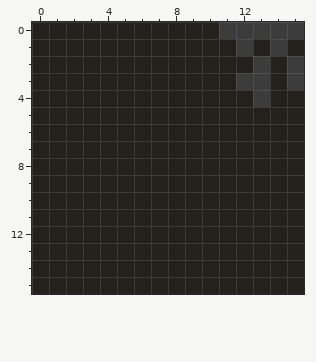
Pixel-art file: aseprite/inanimates/world-border.aseprite. The picture above is the old version.
16x16 pixels, 1 frame. Colours within 5 levels of each other are drawn and written as one.
After:
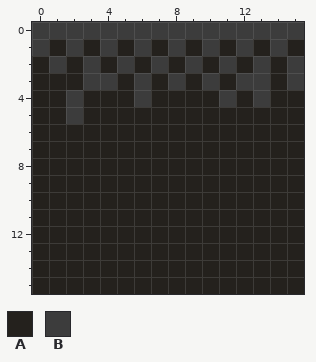
Palette (. is transparent): A #24211d  B #3c3c3c
Commit message: Fixed wrong layer names in the world border file.
Change:
Layer "Edge":
y 0: x 0..10 AAAAAAAAAAA -> BBBBBBBBBBB
y 1: x 0 A -> B; x 2 A -> B; x 4 A -> B; x 6 A -> B; x 8 A -> B; x 10 A -> B
y 2: x 1 A -> B; x 3 A -> B; x 5 A -> B; x 7 A -> B; x 9 A -> B; x 11 A -> B
y 3: x 3..4 AA -> BB; x 6 A -> B; x 8 A -> B; x 10 A -> B
y 4: x 2 A -> B; x 6 A -> B; x 11 A -> B
y 5: x 2 A -> B
